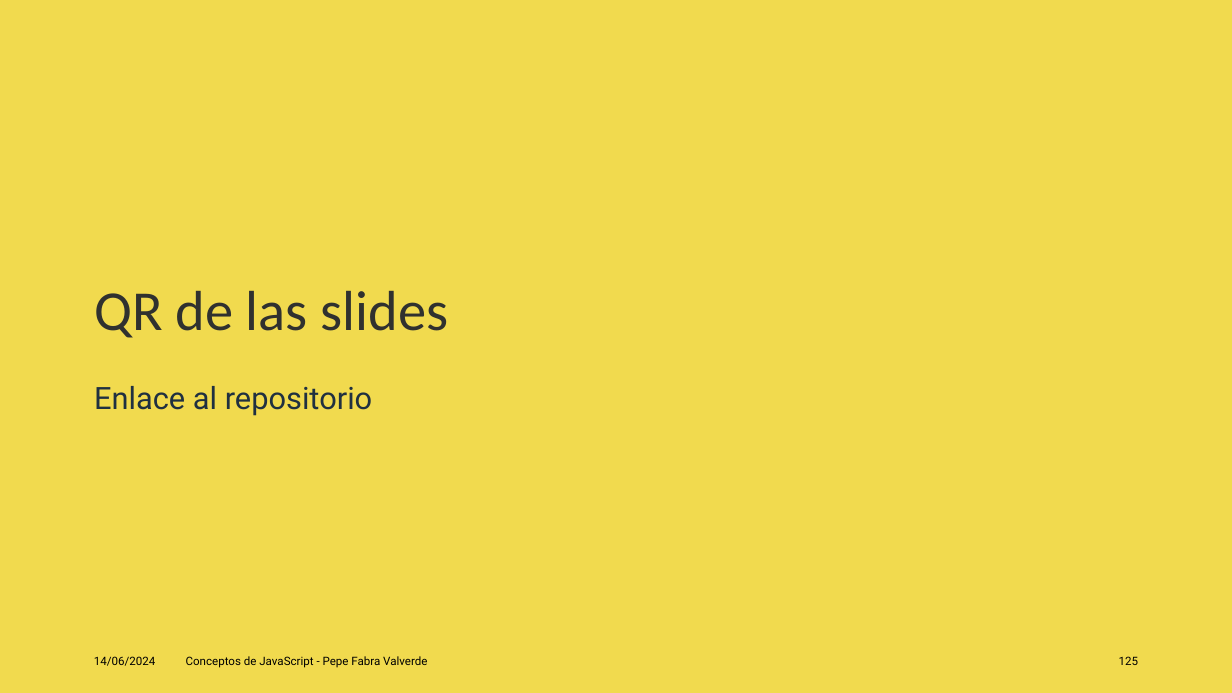
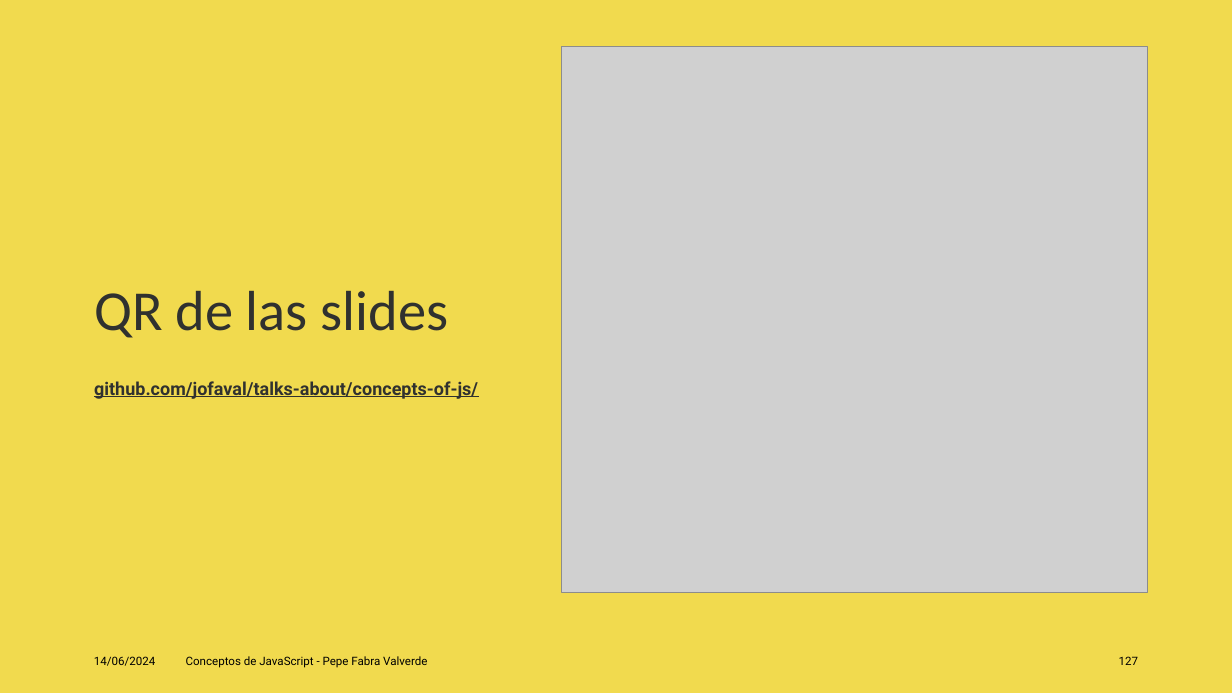
Before and after one commit to jofaval/talks-about, a slide deck: slide 127 of concepts-of-js/conceps-of-js.es.pptx (slide 125 before the commit). Drawn at 1232x693 pixels with LibreOffice and Linux fonts; fonts in the diff are those of the drawing; grey boxes stand for pictures. Boxes give left, top, right and bottom in pixels: in the first picture for what was removed or moved away, otherwise in the second. Text is boxed around its words. In the diff, an @@ line names an element or a change of style, - is before the commit and + after.

Commit message:
feat(concepts-of-js): improvements

```diff
--- a/concepts-of-js/conceps-of-js.es.pptx
+++ b/concepts-of-js/conceps-of-js.es.pptx
@@ picture added at (x1=562, y1=46, x2=1148, y2=592) @@
@@ text at (x1=94, y1=381, x2=478, y2=399): text changed; size 24 to 14 pt; text colour #203040 to #30312F; bold on @@
-Enlace al repositorio
+github.com/jofaval/talks-about/concepts-of-js/
@@ page number at (x1=1119, y1=656, x2=1138, y2=665): text changed @@
-125
+127
```
Also in this commit, not shown: 34 other slides changed, 4 slides added, 2 slides removed, 3 other files.
